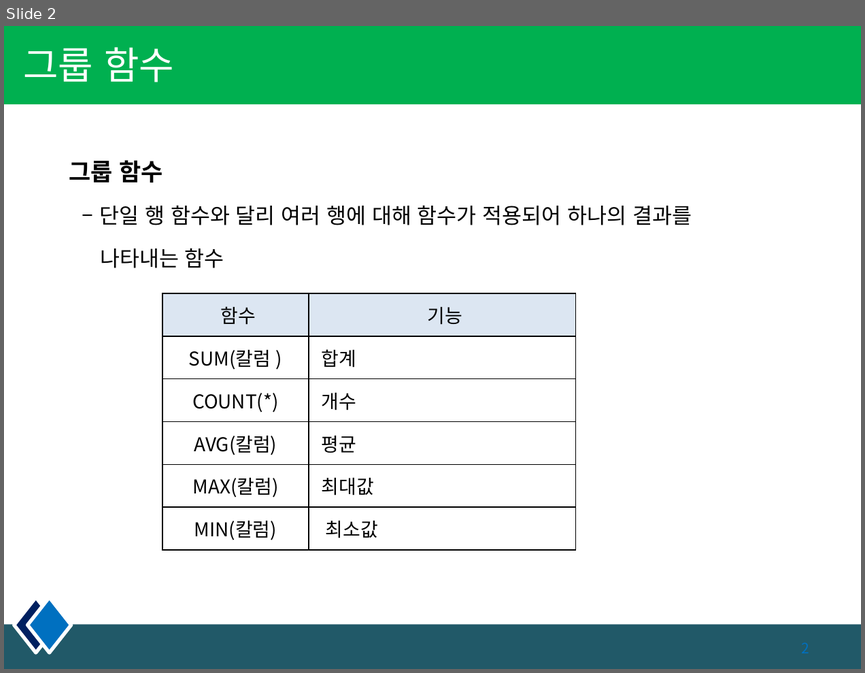
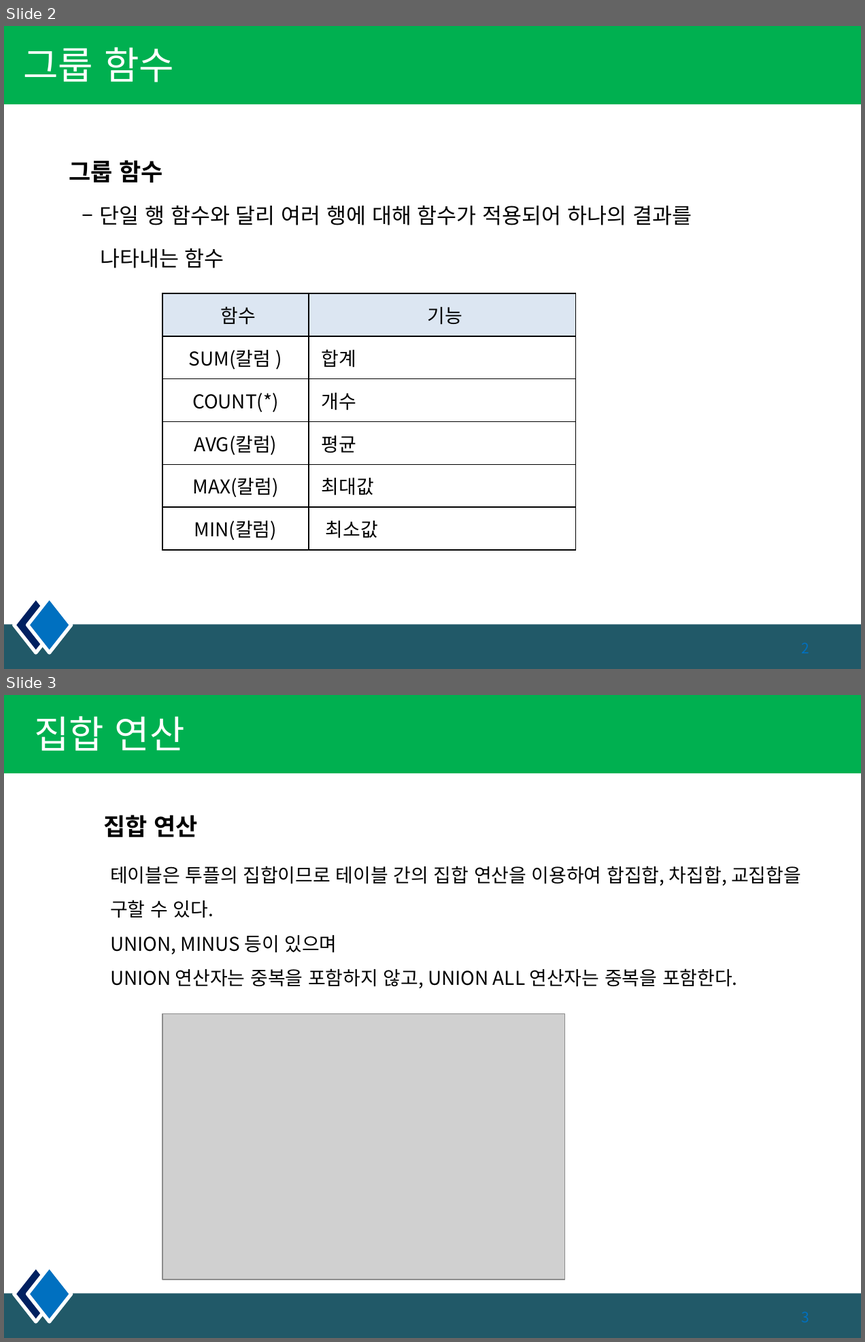
Before and after one commit to kiyongee2/green_project_web, a slide deck: db_ppt/6장. 함수2.pptx. Shown one above the other, each under a label of ours: slide 2 before the commit, slides 2 and 3 after it. The pictures are 865x673 and 865x1342 pixels, drawn with LibreOffice and Linux fonts; fonts in the diff are those of the drawing; grey boxes stand for pictures. Boxes give left, top, right and bottom in pixels: in the first picture for what was removed or moved away, otherwise in the second. Text is boxed around its words. In the diff, an @@ line names an element or a change of style, - is before the commit and + after.

```diff
--- a/db_ppt/6장. 함수2.pptx
+++ b/db_ppt/6장. 함수2.pptx
@@ slide 3 added at (4,695,861,1338), background #FFFFFF; not listed: 4 template elements that a slide beside it also shows @@
@@ title added at (34,716,185,751), 32 pt, text #FFFFFF @@
+집합 연산
@@ text added at (103,815,198,837), 20 pt, text #000000, bold @@
+집합 연산
@@ text added at (110,866,801,988), 16 pt, text #000000 @@
+테이블은 투플의 집합이므로 테이블 간의 집합 연산을 이용하여 합집합, 차집합, 교집합을 구할 수 있다.
+UNION, MINUS 등이 있으며
+UNION 연산자는 중복을 포함하지 않고, UNION ALL 연산자는 중복을 포함한다.
@@ picture added at (162,1014,564,1279) @@
```
Also in this commit, not shown: 1 slide changed, 9 other slides added, 2 other files.
